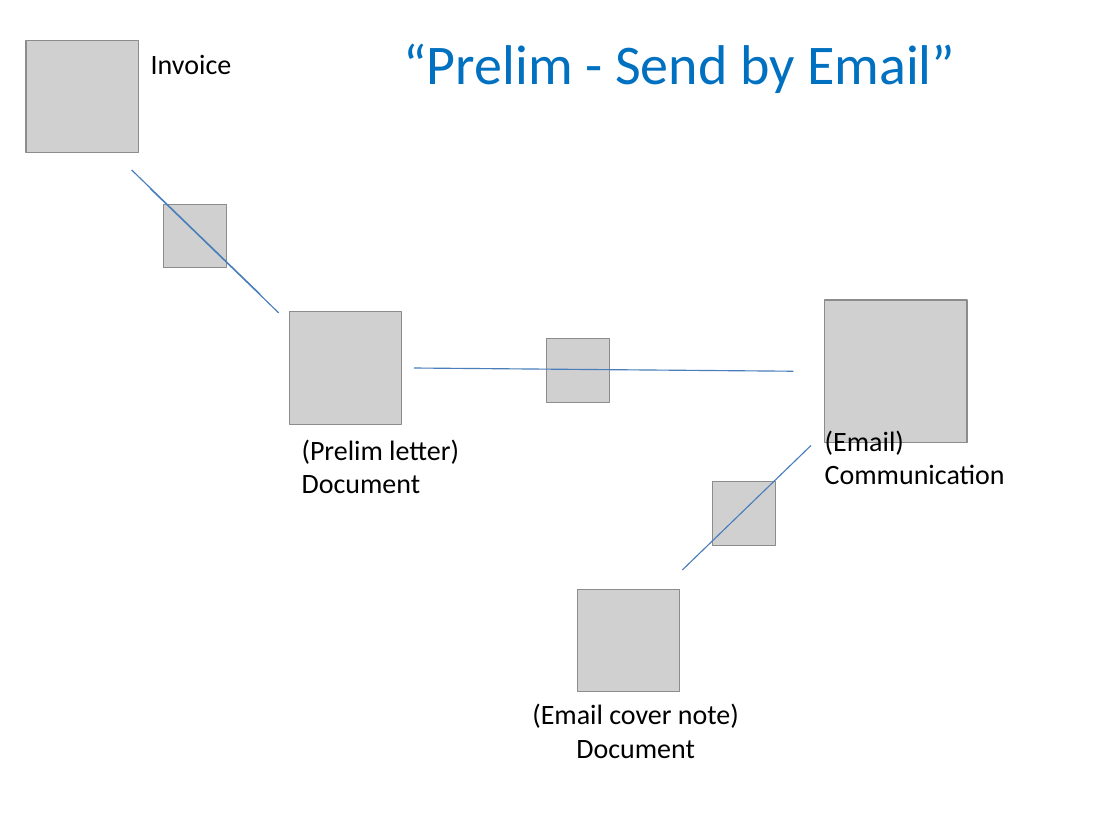
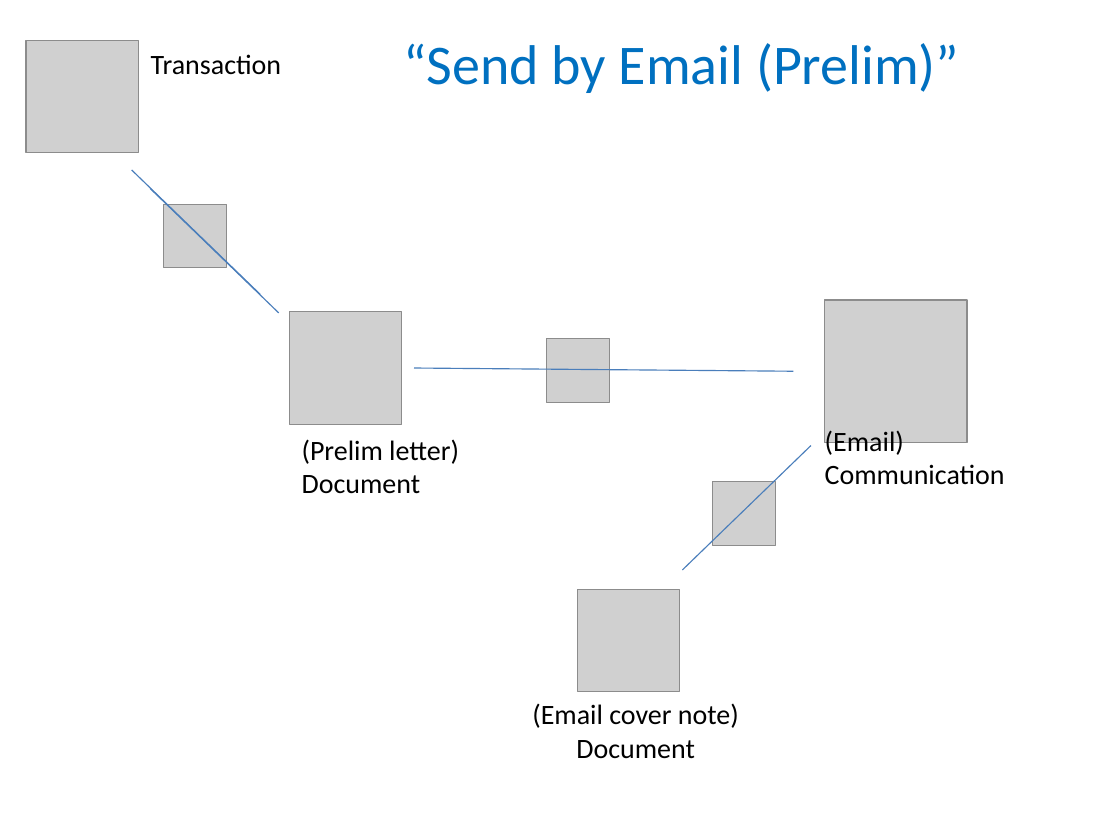
Before and after one commit to estatio/estatio, a slide deck: slide 5 of docs/docs-and-comms/attachments.pptx (slide 3 before the commit). Drawn at 1120x840 pixels with LibreOffice and Linux fonts; fonts in the diff are those of the drawing; grey boxes stand for pictures. Boxes give left, top, right and bottom in pixels: in the first picture for what was removed or moved away, otherwise in the second. Text is boxed around its words. In the diff, an @@ line names an element or a change of style, - is before the commit and + after.

```diff
--- a/docs/docs-and-comms/attachments.pptx
+++ b/docs/docs-and-comms/attachments.pptx
@@ text at [151,54,281,75]: text changed @@
-Invoice
+Transaction
@@ text at [403,43,959,93]: text changed @@
-“Prelim - Send by Email”
+“Send by Email (Prelim)”
```
Also in this commit, not shown: 14 other slides changed, 8 slides added, 2 slides removed.
